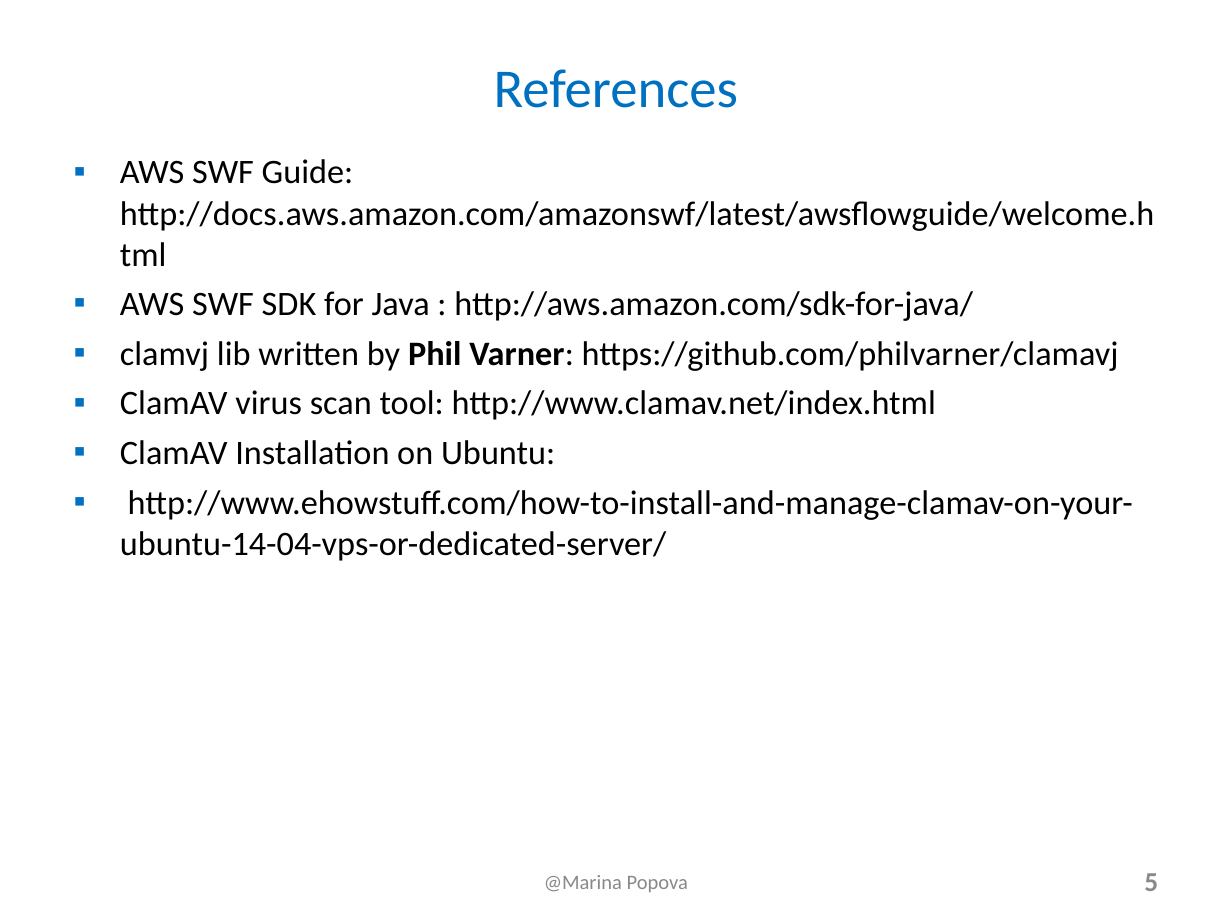
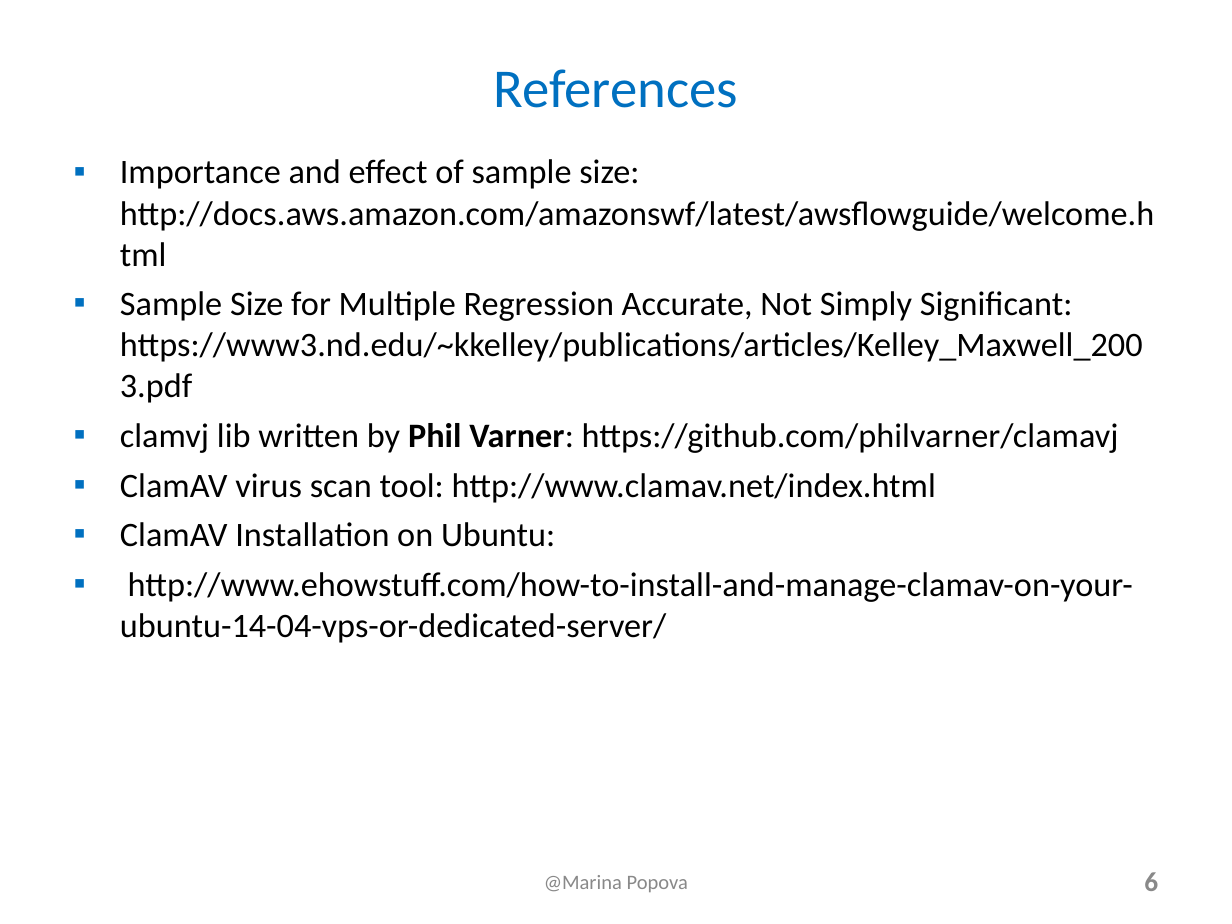
Before and after one commit to stiwarih/E-150-Grad, a slide deck: slide 6 of data-sets/final/SanjayTiwari.ppt (slide 5 before the commit). Drawn at 1232x924 pixels with LibreOffice and Linux fonts; fonts in the diff are those of the drawing. Boxes give left, top, right and bottom in pixels: in the first picture for what was removed or moved away, otherwise in the second. Text is boxed around its words. In the diff, an @@ line names an element or a change of style, - is before the commit and + after.

```diff
--- a/data-sets/final/SanjayTiwari.ppt
+++ b/data-sets/final/SanjayTiwari.ppt
@@ text at <box>120,159,1154,403</box>: text changed @@
-▪ AWS SWF Guide: http://docs.aws.amazon.com/amazonswf/latest/awsflowguide/welcome.html
-▪ AWS SWF SDK for Java : http://aws.amazon.com/sdk-for-java/
+▪ Importance and effect of sample size: http://docs.aws.amazon.com/amazonswf/latest/awsflowguide/welcome.html
+▪ Sample Size for Multiple Regression Accurate, Not Simply Significant: https://www3.nd.edu/~kkelley/publications/articles/Kelley_Maxwell_2003.pdf
@@ page number at <box>1144,872,1158,891</box>: text changed @@
-5
+6
```
Also in this commit, not shown: 2 other slides changed, 3 slides added, 2 slides removed, 3 other files.
